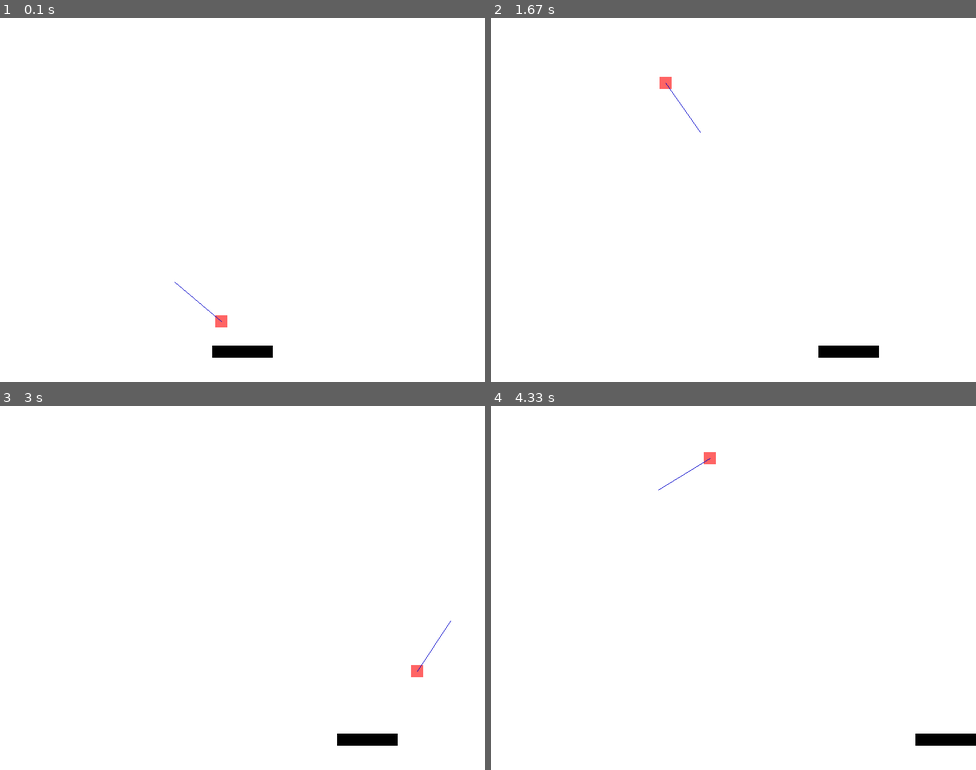
Above: before the commit, frames 1-4 (two rows, left to right).
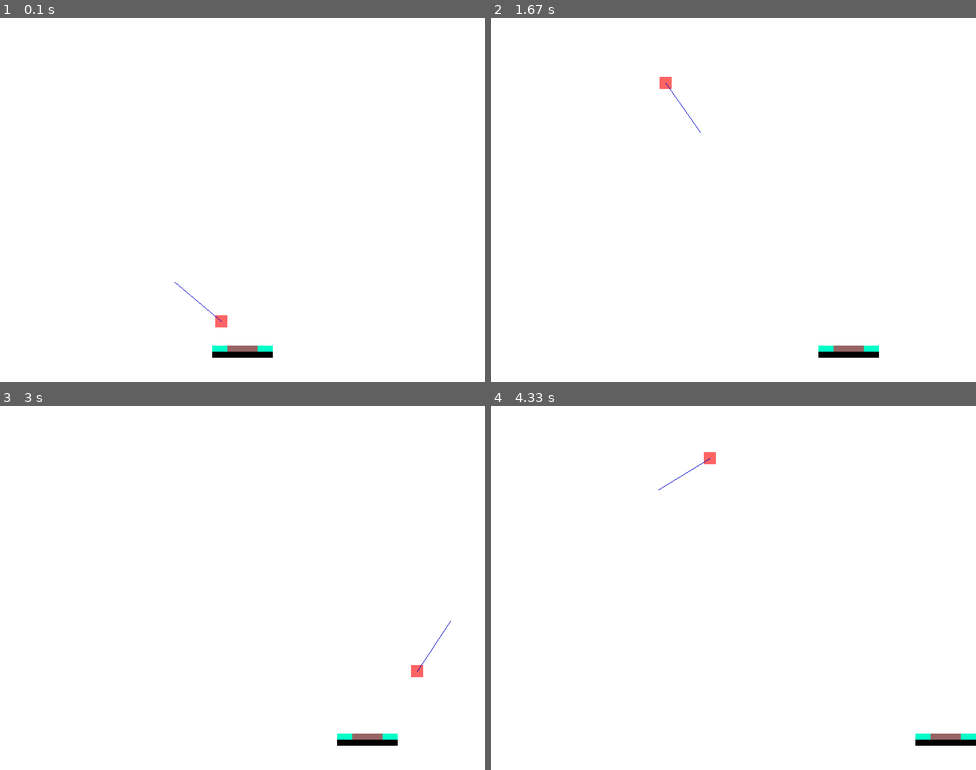
Above: after the commit, the same moments.

Repository: JohnAndPython/Pygame_Breakout
Game: pygame game, started from main.py
Same seed, same stepped clock (60 frames per second), same inputs: the game is played once before the commit and once after it.
Inputs:
- Up to frame 1 (0.1 s): no input
- Up to frame 2 (1.67 s): hold Right 0.33-0.8 s; hold Right 0.83-1.3 s; hold Left from 1.33 s (still down)
- Up to frame 3 (3 s): release Left at 1.87 s; hold Left 1.9-2.3 s; hold Right 2.33-2.97 s
- Up to frame 4 (4.33 s): hold Left 3-3.47 s; hold Right 3.5-3.97 s; hold Right from 4 s (still down)

The runs differ from the first frame. In frame 1, 0.2% of the frame differs, in the area x 43-57%, y 90-92%; in frame 2, 0.2%; in frame 3, 0.2%; in frame 4, 0.2%.

Commit message:
added small rectangles for collision with ball

Diff:
--- a/cls_paddle.py
+++ b/cls_paddle.py
@@ -8,9 +8,24 @@
         self.surface.fill((0, 0, 0))
         self.rect = self.surface.get_rect()
 
+        # small rects for collision
+        self.small_rect_left = pygame.Rect()
+        self.small_rect_left.height = self.rect.height // 2
+        self.small_rect_left.width = int(self.rect.width * 0.25)
+
+        self.small_rect_rigth = pygame.Rect()
+        self.small_rect_rigth.height = self.small_rect_left.height
+        self.small_rect_rigth.width = int(self.rect.width * 0.25)
+
+        self.small_rect_middle = pygame.Rect()
+        self.small_rect_middle.height = self.small_rect_left.height
+        self.small_rect_middle.width = self.rect.width - self.small_rect_left.width - self.small_rect_rigth.width
+
+
         self.move_right = False
         self.move_left = False
         self.speed = 0
+
 
     def update(self, dt, border_left: int, border_right: int):
         if self.move_right:
@@ -22,5 +37,14 @@
             if self.rect.left <= border_left:
                 self.rect.left = border_left
 
+        self.small_rect_left.topleft = self.rect.topleft
+        self.small_rect_rigth.topright = self.rect.topright
+        self.small_rect_middle.midtop = self.rect.midtop
+
+
     def draw(self, surface: pygame.Surface) -> None:
         surface.blit(self.surface, self.rect)
+
+        pygame.draw.rect(surface, (0, 255, 200), self.small_rect_left)
+        pygame.draw.rect(surface, (0, 255, 200), self.small_rect_rigth)
+        pygame.draw.rect(surface, (150, 100, 100), self.small_rect_middle)
